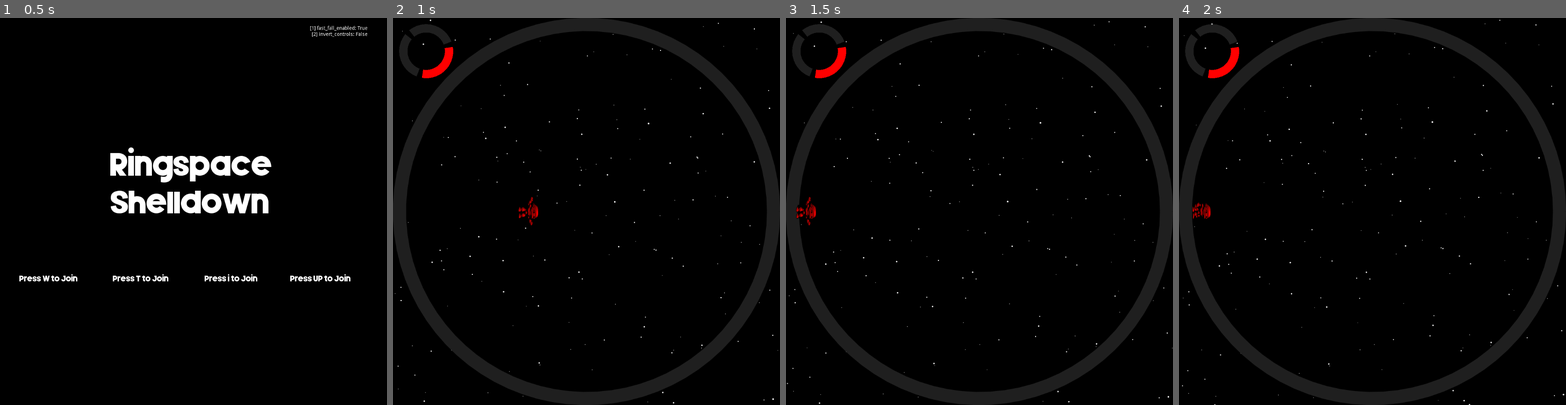
Above: before the commit, frames 1-4 (left to right).
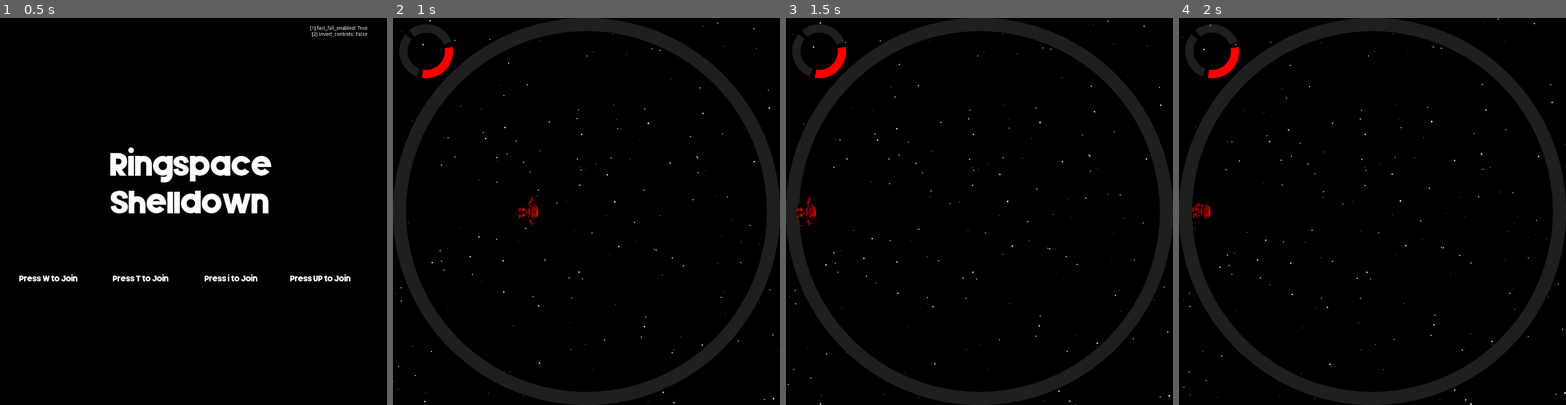
Above: after the commit, the same moments.

Repository: hwacha/ringspace_shelldown
Game: Godot game, scene res://scenes/opening_screen.tscn
Same seed, same stepped clock (60 frames per second), same inputs: the game is played once before the commit and once after it.
Inputs:
- Up to frame 1 (0.5 s): no input
- Up to frame 2 (1 s): tap W at 0.5 s; tap Enter (ui_accept) at 0.6, 0.77 s
- Up to frame 3 (1.5 s): tap Enter (ui_accept) at 1.07, 1.35 s
- Up to frame 4 (2 s): tap Enter (ui_accept) at 1.52, 1.82 s

Frame 1 is identical in both runs. In frame 2, 0.2% of the frame differs, in the area x 0-100%, y 0-100%; in frame 3, 0.2%; in frame 4, 0.3%.

Commit message:
keep starfield rotation consistent between rounds

Diff:
--- a/scripts/Players.gd
+++ b/scripts/Players.gd
@@ -11,6 +11,8 @@
 const play_to = 3
 var score = {}
 var star_direction
+
+var starfield_rotation = 0
 
 const initial_settings = {
 	"fast_fall_enabled": true,
@@ -99,4 +101,5 @@
 		winner_id = living_ids[0]
 		get_tree().change_scene("res://scenes/win_screen.tscn")
 	else:
+		starfield_rotation = get_node("/root/Main/Starfield").rotation
 		get_tree().change_scene("res://scenes/main.tscn")
--- a/scripts/Starfield.gd
+++ b/scripts/Starfield.gd
@@ -1,15 +1,15 @@
 extends Sprite
 
-export(float) var rotation_speed = 0.0004
+export(float) var rotation_speed = 0.03
 
 # Called when the node enters the scene tree for the first time.
 func _ready():
 	transform.origin.x = get_viewport().size.x / 2
 	transform.origin.y = get_viewport().size.y / 2
-	pass # Replace with function body.
+	rotate(Players.starfield_rotation)
 
 
 # Called every frame. 'delta' is the elapsed time since the previous frame.
 func _process(delta):
-	rotate(Players.star_direction * rotation_speed)
+	rotate(Players.star_direction * delta * rotation_speed)
 	pass
